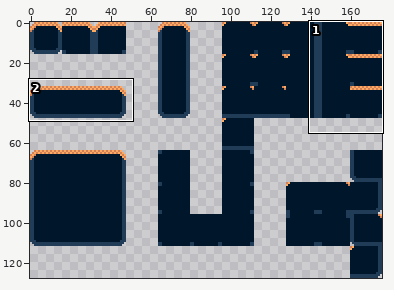
Sprite sheet -- Assets/Level/Platforms/Tilemap_4.png. Above: a wide view before the commit, with the close-up outlined.
Close-up. As it was:
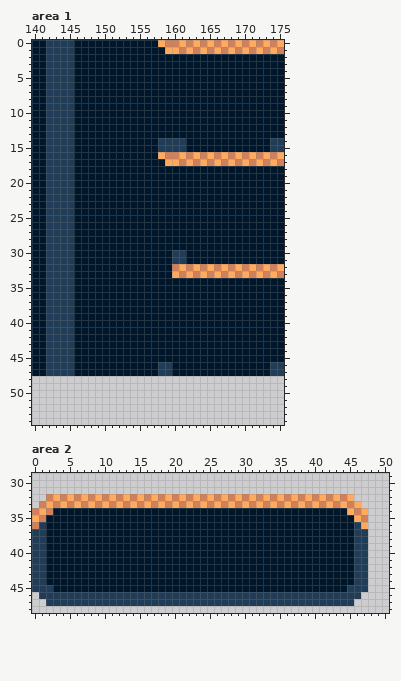
The file is 176x128 pixels. Colours within 5 levels of each other are drawn and written as one. Shown: area 1: x 140..175, y 0..54; area 2: x 0..50, y 29..48. The commit also changed other parts of the picture, which this record leaves out.
And afterwards:
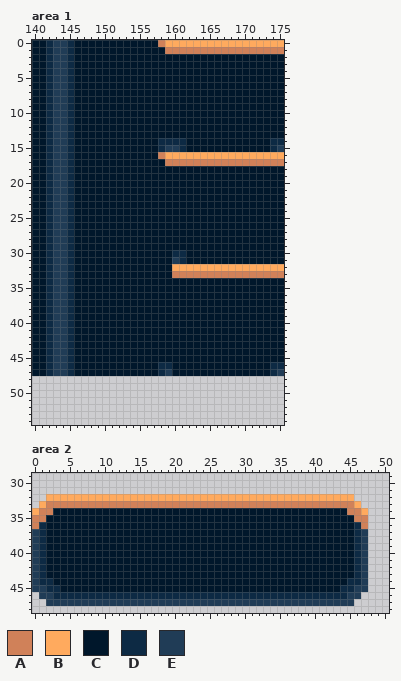
Palette (. is transparent): A #d08159  B #ffaa5e  C #00172b  D #0d2a44  E #203c56
What changed:
Changed rows in their new state; - is an unchanged pixel.
Area 1:
first column x 142:
 0 D--D------------ABB-B-B-B-B-B-B-B-
 1 D--D-------------AA-A-A-A-A-A-A-A-
 2 D--D------------------------------
 3 D--D------------------------------
 4 D--D------------------------------
 5 D--D------------------------------
 6 D--D------------------------------
 7 D--D------------------------------
 8 D--D------------------------------
 9 D--D------------------------------
10 D--D------------------------------
11 D--D------------------------------
12 D--D------------------------------
13 D--D------------------------------
14 D--D------------DDDD------------DD
15 D--D------------D--D------------D-
16 D--D------------ABB-B-B-B-B-B-B-B-
17 D--D-------------AA-A-A-A-A-A-A-A-
18 D--D------------------------------
19 D--D------------------------------
20 D--D------------------------------
21 D--D------------------------------
22 D--D------------------------------
23 D--D------------------------------
24 D--D------------------------------
25 D--D------------------------------
26 D--D------------------------------
27 D--D------------------------------
28 D--D------------------------------
29 D--D------------------------------
30 D--D--------------DD--------------
31 D--D---------------D--------------
32 D--D--------------B-B-B-B-B-B-B-B-
33 D--D--------------A-A-A-A-A-A-A-A-
34 D--D------------------------------
35 D--D------------------------------
36 D--D------------------------------
37 D--D------------------------------
38 D--D------------------------------
39 D--D------------------------------
40 D--D------------------------------
41 D--D------------------------------
42 D--D------------------------------
43 D--D------------------------------
44 D--D------------------------------
45 D--D------------------------------
46 D--D------------DD--------------DD
47 D--D------------D---------------D-
Area 2:
first column x 0:
32 --B-B-B-B-B-B-B-B-B-B-B-B-B-B-B-B-B-B-B-B-B-B---
33 -BA-A-A-A-A-A-A-A-A-A-A-A-A-A-A-A-A-A-A-A-A-A---
34 BA-------------------------------------------A--
35 A---------------------------------------------A-
36 -D--------------------------------------------DA
37 -D--------------------------------------------D-
38 -D--------------------------------------------D-
39 -D--------------------------------------------D-
40 -D--------------------------------------------D-
41 -D--------------------------------------------D-
42 -D--------------------------------------------D-
43 -D--------------------------------------------D-
44 -DD------------------------------------------DD-
45 --DD----------------------------------------DD--
46 ---DDDDDDDDDDDDDDDDDDDDDDDDDDDDDDDDDDDDDDDDDD---
